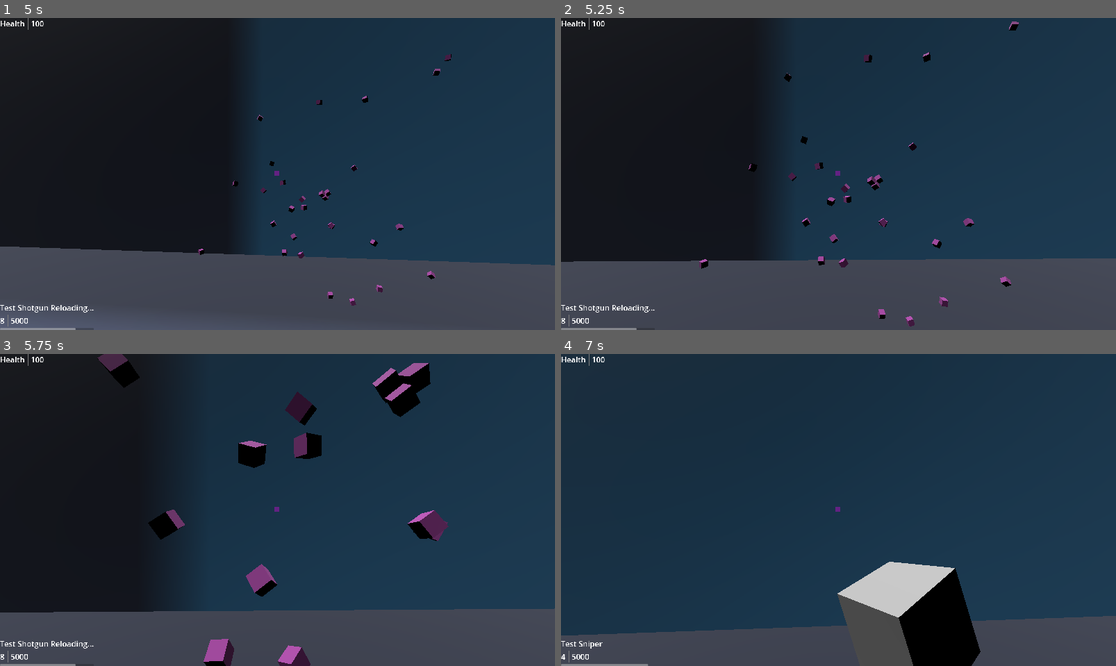
Above: before the commit, frames 1-4 (two rows, left to right).
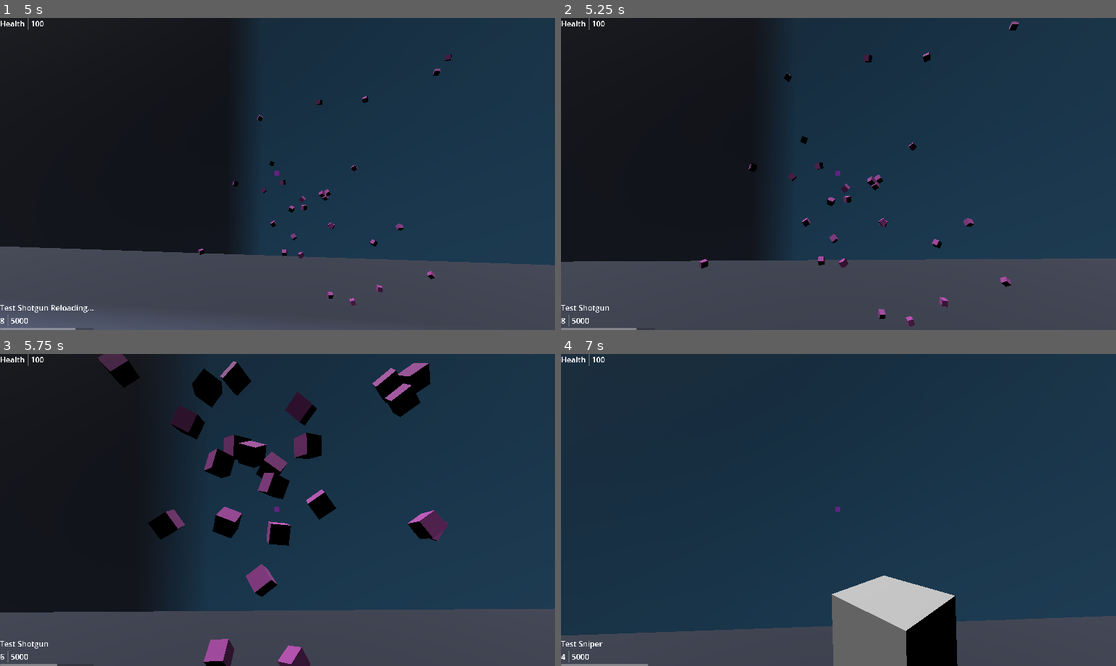
Above: after the commit, the same moments.

Repository: mabanana/FPS-Project-A
Game: Godot game, scene res://test_scene.tscn
The game is run twice, just before and just after one commit, with the same random seed, the same clock (stepped at 60 frames per second) and the same inputs. The engine's default icon, where the game draws it, is replaced by a stand-in: a white triangle on a blue panel in a dark square.
Inputs (mouse positions are in pixels of both pictures, inside the frame that each line leads up to):
- Up to frame 1 (5 s): tap Enter (ui_accept) at 0.5, 0.77, 1.52, 3.02, 3.77, 4.52 s; move the mouse to (305, 174) at 0.52 s; press the mouse at (305, 174) at 0.53 s; hold Up (ui_up) from 0.53 s (still down); right-click (305, 174) at 0.8 s; move the mouse to (249, 174) at 1.27 s; release the mouse at (249, 174) at 1.28 s; right-click (249, 174) at 1.35 s; click (249, 174) at 1.55 s; move the mouse to (288, 167) at 2.02 s; hold Q (drop_equip) 2.03-2.78 s; right-click (288, 167) at 2.3 s; move the mouse to (271, 180) at 2.77 s; tap E (interact) at 2.85 s; click (271, 180) at 3.05 s; move the mouse to (316, 177) at 3.52 s; press the mouse at (316, 177) at 3.53 s; right-click (316, 177) at 3.8 s; tap Tab (cycle_inventory) at 4.15 s; move the mouse to (233, 170) at 4.27 s; release the mouse at (233, 170) at 4.28 s; right-click (233, 170) at 4.35 s; click (233, 170) at 4.55 s; tap R (reload) at 4.9 s
- Up to frame 2 (5.25 s): keep holding Up (ui_up); move the mouse to (844, 174) at 5.02 s; press the mouse at (844, 174) at 5.03 s
- Up to frame 3 (5.75 s): keep holding Up (ui_up); right-click (283, 510) at 5.3 s
- Up to frame 4 (7 s): move the mouse to (816, 503) at 5.77 s; release Up (ui_up) at 5.78 s; release the mouse at (816, 503) at 5.78 s; hold Right (ui_right) 5.78-6.53 s; right-click (816, 503) at 5.85 s; tap Enter (ui_accept) at 6.02, 6.77 s; click (816, 503) at 6.05 s; move the mouse to (866, 510) at 6.52 s; hold Up (ui_up) from 6.53 s (still down); hold Q (drop_equip) from 6.53 s (still down); right-click (866, 510) at 6.8 s

Frame 1 is identical in both runs. In frame 2, less than 0.1% of the frame differs, in the area x 9-17%, y 91-95%; in frame 3, 3.1%; in frame 4, 4.8%, in the area x 48-76%, y 66-100%.

Commit message:
Update player model

Diff:
--- a/gun_slot.gd
+++ b/gun_slot.gd
@@ -9,37 +9,36 @@
 const ACCURACY_FLOOR = 25
 const THROW_FORCE = 50
 const THROW_ACCURACY = 69
+const DEFAULT_CAMERA_ZOOM = 75
 
 # TODO: Move packed scene dependencies somewhere else
 @export var bullet_hole: PackedScene
 @onready var scene_entities: Node3D = %SceneEntities
 var shoot_cd: int
 var reload_cd: int
-var reloading: bool
-var trigger: bool
-var ads: bool
 var character: CharacterBody3D
 
 var core: CoreModel
 var core_changed: Signal
 
 func _ready():
-	_reset_gun_slot()
 	character = get_parent()
+	shoot_cd = 0
+	reload_cd = 0
 
 func _process(delta):
 	if not core.inventory.active_gun:
 		return
 	if shoot_cd > 0:
 		shoot_cd -= UNIT * delta
-	if reloading:
+	if core.player.reloading:
 		if reload_cd > 0:
 			reload_cd -= UNIT * delta
 		else:
 			finish_reload()
-	if trigger:
+	if core.player.trigger:
 		shoot()
-	if ads:
+	if core.player.ads:
 		set_camera_zoom(core.inventory.active_gun.metadata.zoom,true)
 	else:
 		set_camera_zoom(0,false)
@@ -57,7 +56,7 @@
 	reload_cd = UNIT * core.inventory.active_gun.metadata.reload_time
 
 func shoot():
-	if shoot_cd <= 0 and core.inventory.active_gun.mag_curr > 0 and not reloading:
+	if shoot_cd <= 0 and core.inventory.active_gun.mag_curr > 0 and not core.player.reloading:
 		shoot_cd = 100/core.inventory.active_gun.metadata.fire_rate
 	else:
 		# Move this to on_core_changed
@@ -92,8 +91,8 @@
 	_remove_active_gun()
 
 func cycle_next_active_gun():
+	_reset_gun_slot()
 	_set_active_gun(core.inventory.active_gun_index + 1)
-	_reset_gun_slot()
 
 func inaccuratize_vector(vector, acc):
 	var rot = deg_to_rad(ACCURACY_FLOOR * (MAX_ACCURACY - acc) / 100)
@@ -108,17 +107,9 @@
 
 func set_camera_zoom(gun_zoom: float, boo: bool):
 	if boo:
-		character.camera.fov = 75 / gun_zoom
+		character.camera.fov = DEFAULT_CAMERA_ZOOM / gun_zoom
 	else:
-		character.camera.fov = 75
-
-# TODO: move these to core.player
-func _reset_gun_slot():
-	reloading = false
-	ads = false
-	trigger = false
-	shoot_cd = 0
-	reload_cd = 0
+		character.camera.fov = DEFAULT_CAMERA_ZOOM
 
 # Bindings
 
@@ -147,7 +138,10 @@
 	core_changed.emit(core.services.Context.none, null)
 
 func _set_active_gun(index: int) -> void:
-	core.inventory.active_gun_index = index if index <= len(core.inventory.guns) - 1 and index >= 0 else 0
+	var new_index = index if index <= len(core.inventory.guns) - 1 and index >= 0 else 0
+	if new_index == core.inventory.active_gun_index:
+		return
+	core.inventory.active_gun_index = new_index
 	core_changed.emit(core.services.Context.none, null)
 
 func _drop_gun_on_map(active_gun: GunModel, payload: Dictionary) -> void:
@@ -163,10 +157,37 @@
 	core_changed.emit(core.services.Context.gun_shot, null)
 
 func _set_reload(boo: bool = true):
-	reloading = boo
+	if core.player.reloading == boo:
+		return
 	core.player.reloading = boo
+	core.player.trigger = false
+	core.player.ads = false
+	core_changed.emit(core.services.Context.none, null)
+
+func _set_trigger(boo: bool = true):
+	if core.player.trigger == boo:
+		return
+	core.player.trigger = boo
+	core.player.reloading = false
+	core_changed.emit(core.services.Context.none, null)
+
+func _set_ads(boo: bool = true):
+	if core.player.ads == boo:
+		return
+	core.player.ads = boo
+	core.player.reloading = false
+	core_changed.emit(core.services.Context.none, null)
+
+func _reset_gun_slot():
+	core.player.reloading = false
+	core.player.ads = false
+	core.player.trigger = false
+	shoot_cd = 0
+	reload_cd = 0
 	core_changed.emit(core.services.Context.none, null)
 
 func _set_ammo(new_ammo: int) -> void:
+	if core.inventory.ammo == new_ammo:
+		return
 	core.inventory.ammo = new_ammo
 	core_changed.emit(core.services.Context.none, null)
--- a/models/player.gd
+++ b/models/player.gd
@@ -1,8 +1,13 @@
 class_name PlayerModel
 
 var hp: int
+
 var reloading: bool
+var trigger: bool
+var ads: bool
 
 func _init(hp: int = 100) -> void:
 	self.hp = hp
 	reloading = false
+	trigger = false
+	ads = false
--- a/player.gd
+++ b/player.gd
@@ -46,13 +46,13 @@
 		gun_slot.cycle_next_active_gun()
 
 	if event.is_action_pressed("left_click"):
-		gun_slot.trigger = true
+		gun_slot._set_trigger()
 	elif event.is_action_released("left_click"):
-		gun_slot.trigger = false
+		gun_slot._set_trigger(false)
 	if event.is_action_pressed("right_click"):
-		gun_slot.ads = true
+		gun_slot._set_ads()
 	elif event.is_action_released("right_click"):
-		gun_slot.ads = false
+		gun_slot._set_ads(false)
 
 # Default Godot Template movement
 func _physics_process(delta):
